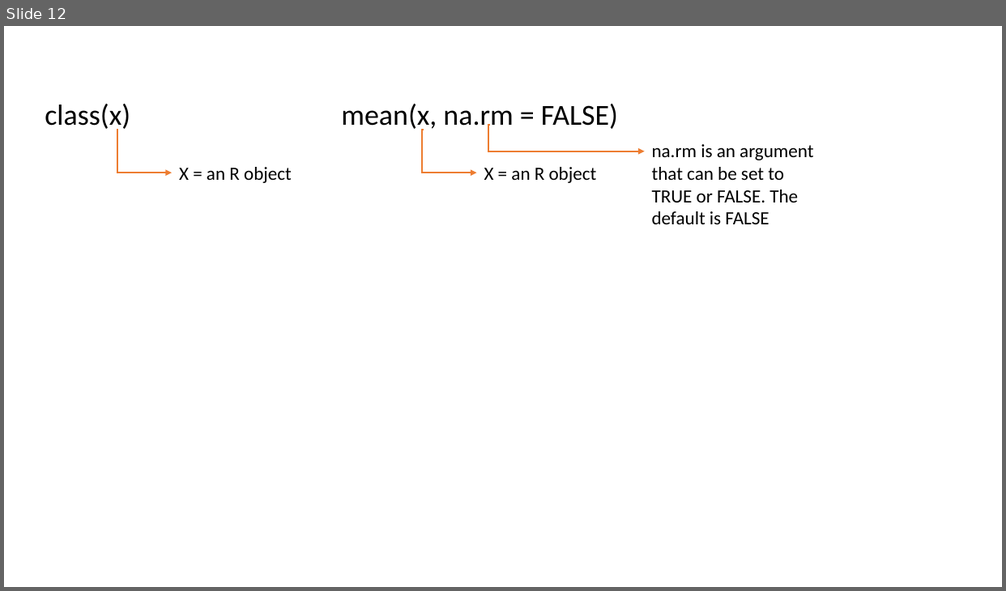
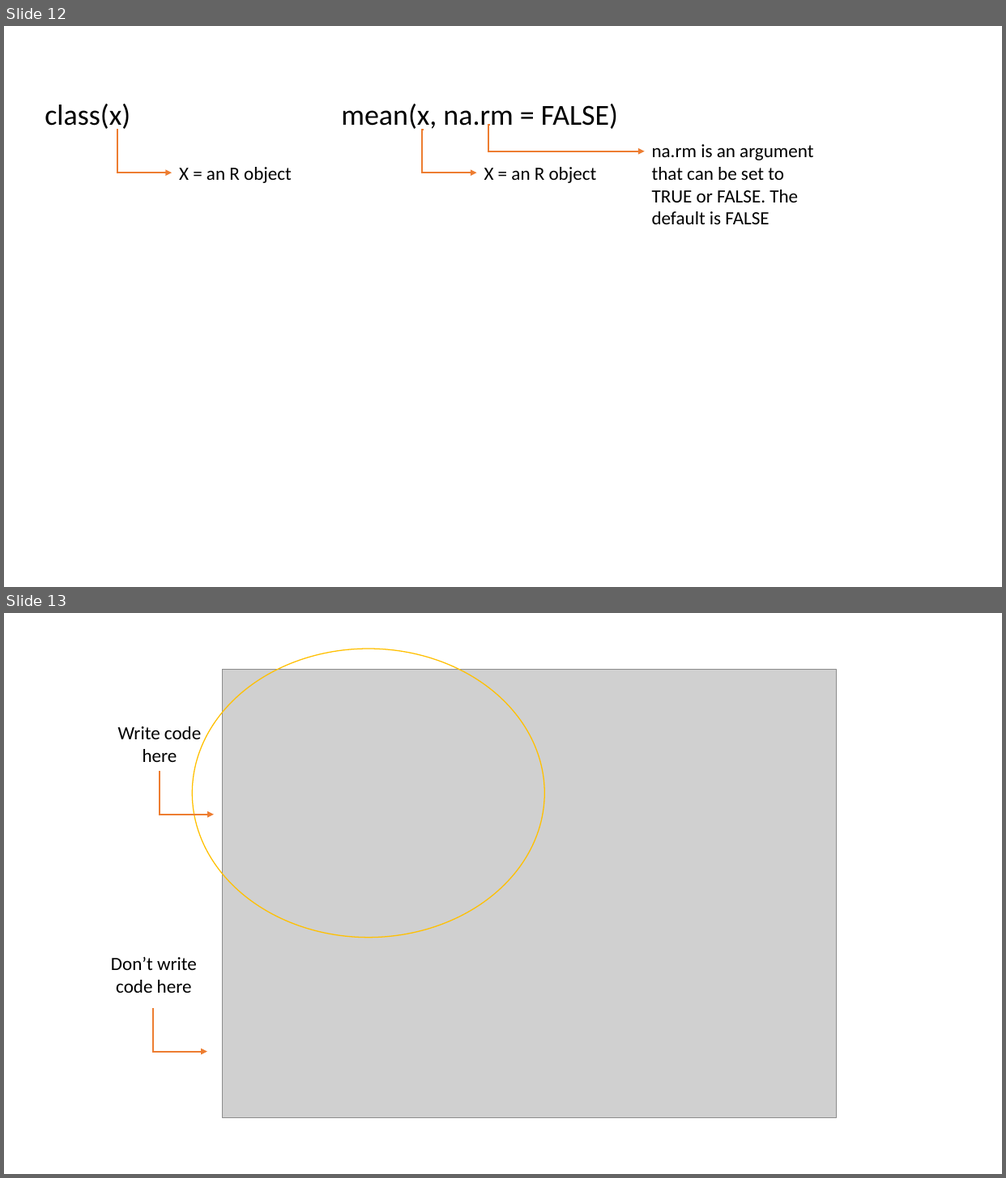
Before and after one commit to Cghlewis/schoen-workshop-series, a slide deck: rslides/img/syntax.pptx. Shown one above the other, each under a label of ours: slide 12 before the commit, slides 12 and 13 after it. The pictures are 1006x591 and 1006x1178 pixels, drawn with LibreOffice and Linux fonts; fonts in the diff are those of the drawing; grey boxes stand for pictures. Boxes give left, top, right and bottom in pixels: in the first picture for what was removed or moved away, otherwise in the second. Text is boxed around its words. In the diff, an @@ line names an element or a change of style, - is before the commit and + after.

```diff
--- a/rslides/img/syntax.pptx
+++ b/rslides/img/syntax.pptx
@@ slide 13 added at bbox=[4, 613, 1002, 1174], background #FFFFFF @@
@@ ellipse added at bbox=[192, 649, 544, 938], outline #FFC000 1 pt @@
@@ picture added at bbox=[223, 669, 837, 1118] @@
@@ text added at bbox=[118, 726, 201, 762], 18 pt, text #000000 @@
+Write code here
@@ elbow arrow added from (160, 772) to (214, 815), #ED7D31 1.5 pt @@
@@ text added at bbox=[111, 957, 197, 993], 18 pt, text #000000 @@
+Don’t write code here
@@ elbow arrow added from (154, 1009) to (206, 1052), #ED7D31 1.5 pt @@
```
Also in this commit, not shown: 3 other slides added, 33 other files.
